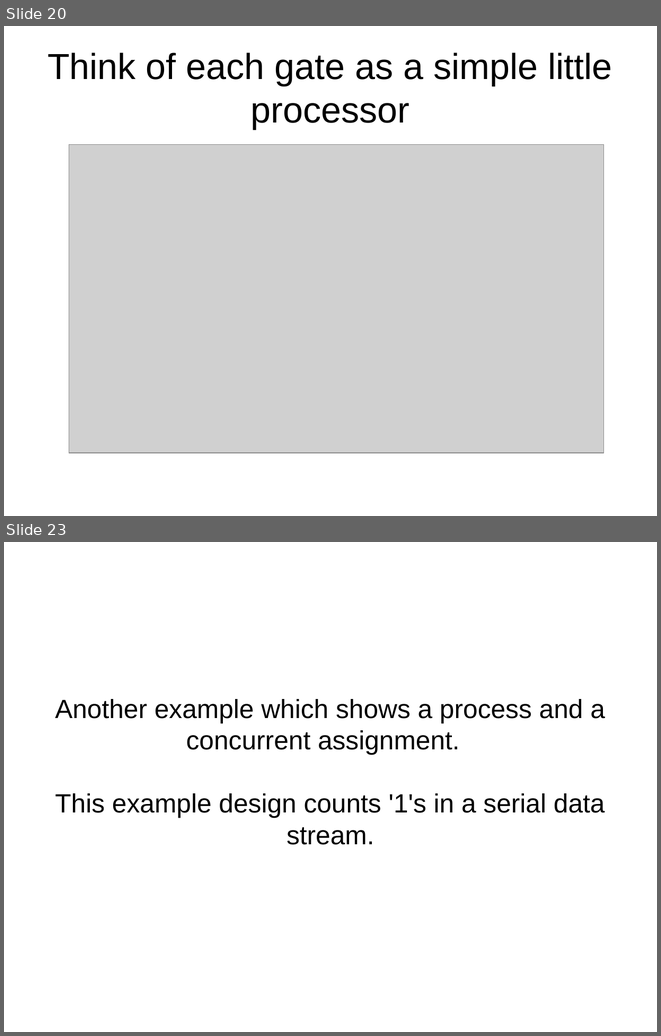
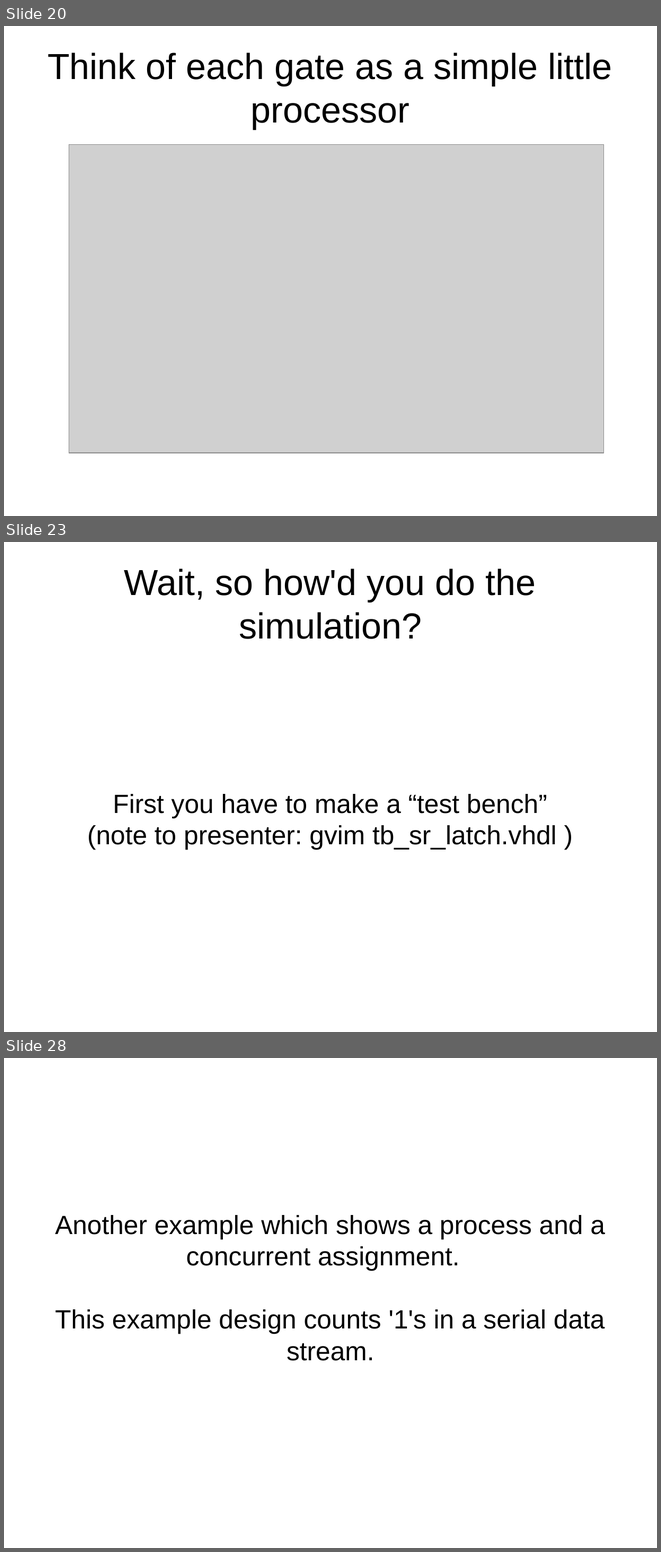
Before and after one commit to philtomson/fpga_pres, a slide deck: fpga_pres.odp. Shown one above the other, each under a label of ours: slides 20 and 23 before the commit, slides 20, 23 and 28 after it; the slides between them are not shown. The pictures are 661x1036 and 661x1552 pixels, drawn with LibreOffice and Linux fonts; fonts in the diff are those of the drawing; grey boxes stand for pictures. Boxes give left, top, right and bottom in pixels: in the first picture for what was removed or moved away, otherwise in the second. Text is boxed around its words. In the diff, an @@ line names an element or a change of style, - is before the commit and + after.

```diff
--- a/fpga_pres.odp
+++ b/fpga_pres.odp
@@ slide 23 added at [4,542,657,1032], background #FFFFFF @@
@@ title added at [124,568,536,639], 44 pt, text #000000 @@
+Wait, so how'd you do the simulation?
@@ subtitle added at [87,794,557,849], 32 pt, text #000000 @@
+First you have to make a “test bench”
+(note to presenter: gvim tb_sr_latch.vhdl )
@@ what was slide 23 is now slide 28 @@
```
Also in this commit, not shown: 4 slides changed, 5 other slides added, 1 other file.
